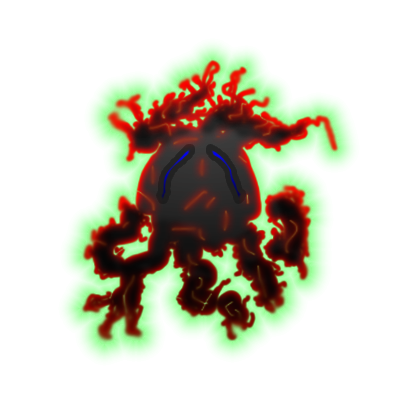
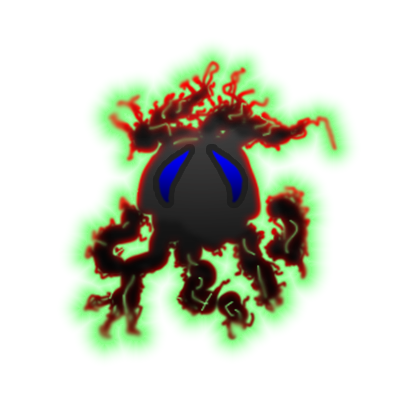
Before/after of a 400px x 400px layered artwork. What changed in the layer stack:
hid "right-eye hit" over [210, 148, 242, 200]
hid "left-eye hit" over [160, 148, 191, 200]
showed "right-eye" over [210, 148, 244, 204]
showed "left-eye" over [157, 148, 191, 204]
removed layer "mob" (1st of 3, in "Mob") from group "Mob" over [78, 58, 340, 346]
renamed "mob hit" to "mob", moved it above "mob dead", painted on it over [78, 58, 340, 346]
hid "mob dead" over [78, 58, 340, 346]
